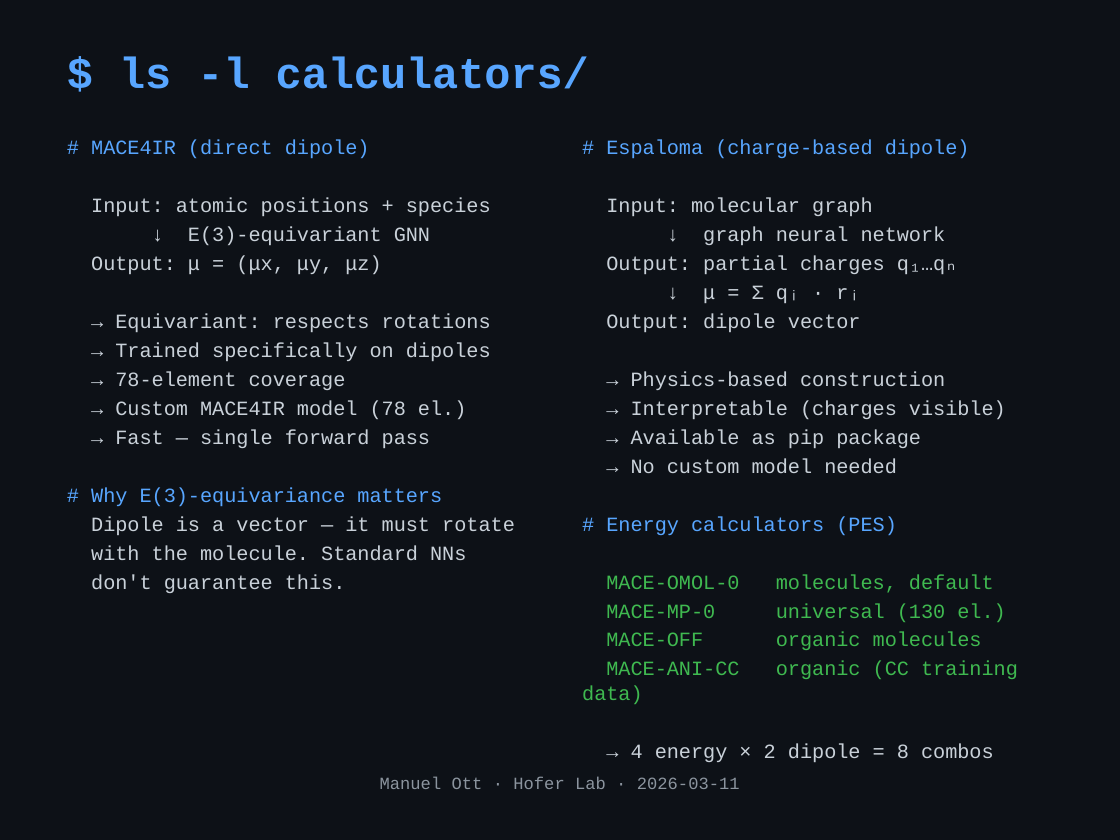
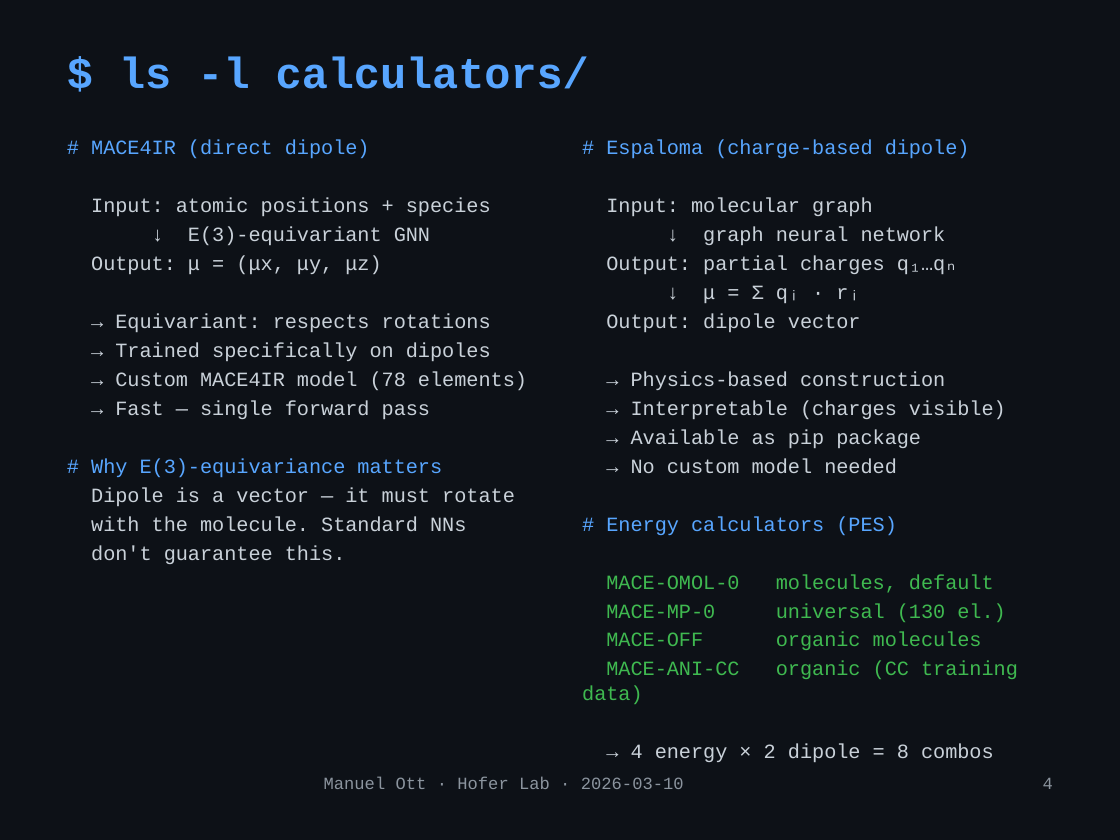
Before and after one commit to mott91/mace_gaussian_interface, a slide deck: slide 5 of presentation/presentation_v2.pptx. Drawn at 1120x840 pixels with LibreOffice and Linux fonts; fonts in the diff are those of the drawing. Boxes give left, top, right and bottom in pixels: in the first picture for what was removed or moved away, otherwise in the second. Text is boxed around its words. In the diff, an @@ line names an element or a change of style, - is before the commit and + after.

```diff
--- a/presentation/presentation_v2.pptx
+++ b/presentation/presentation_v2.pptx
@@ text at box(115, 371, 527, 390): text changed @@
-→ 78-element coverage
-→ Custom MACE4IR model (78 el.)
+→ Custom MACE4IR model (78 elements)
@@ text at box(324, 777, 684, 789): text changed @@
-Manuel Ott · Hofer Lab · 2026-03-11
+Manuel Ott · Hofer Lab · 2026-03-10
@@ text added at box(1043, 778, 1053, 789), 11 pt, text #8B949E @@
+4
```
Also in this commit, not shown: 12 other slides changed, 1 other file.
